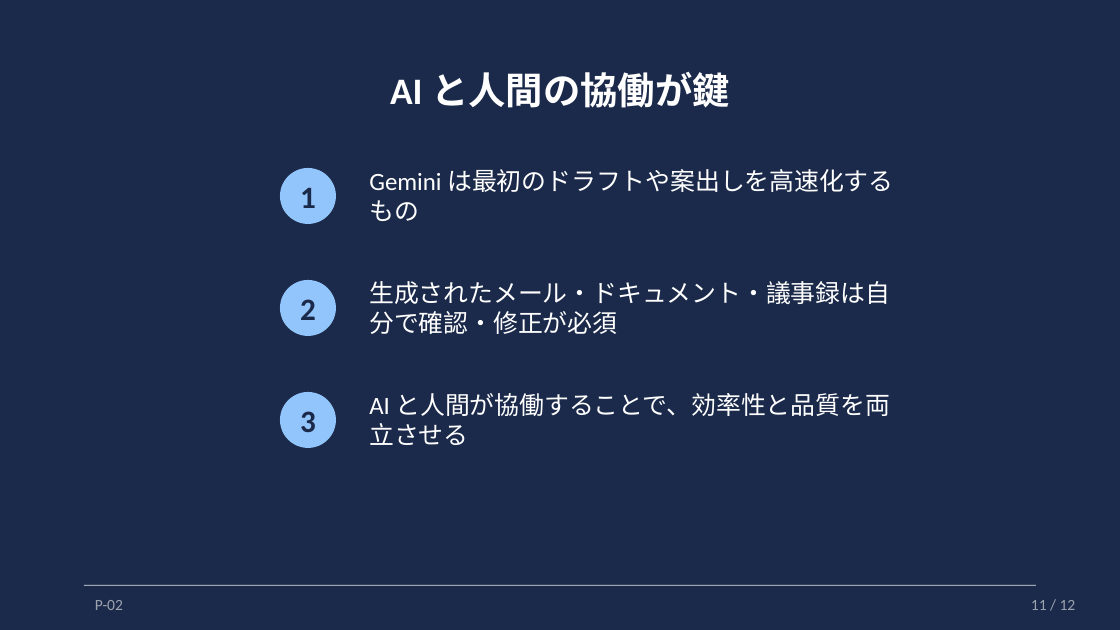
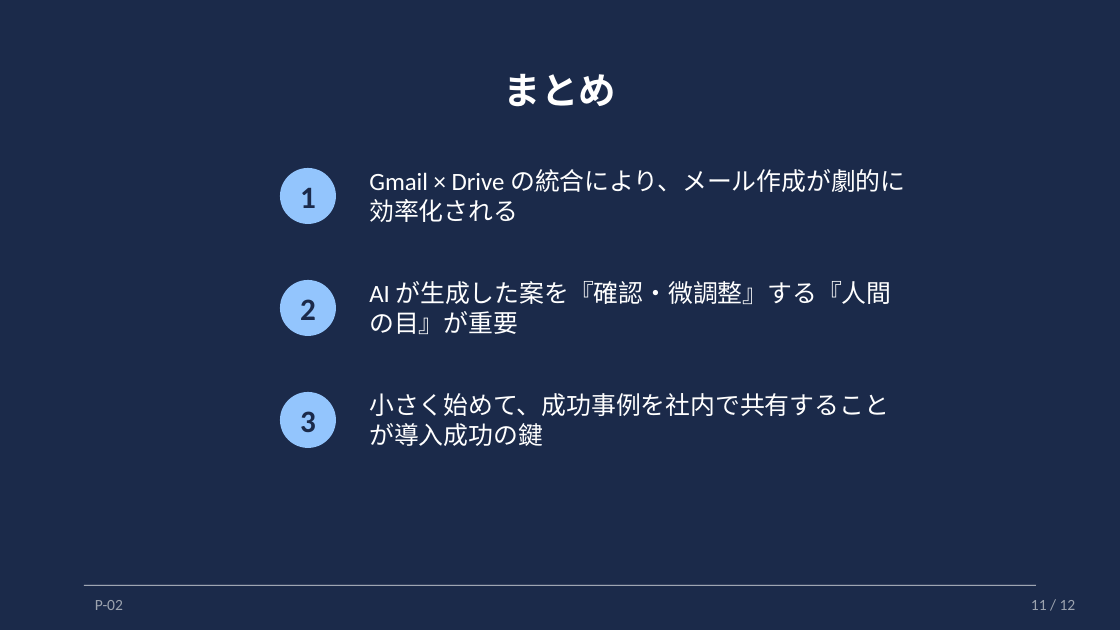
Before and after one commit to kurosaki-yuto/gorilla-knowledge, a slide deck: slide 11 of 黒崎/AI研修一覧/Gemini/P-02_Workspace_統合実演/スライド.pptx. Drawn at 1120x630 pixels with LibreOffice and Linux fonts; fonts in the diff are those of the drawing. Boxes give left, top, right and bottom in pixels: in the first picture for what was removed or moved away, otherwise in the second. Text is boxed around its words. In the diff, an @@ line names an element or a change of style, - is before the commit and + after.

```diff
--- a/黒崎/AI研修一覧/Gemini/P-02_Workspace_統合実演/スライド.pptx
+++ b/黒崎/AI研修一覧/Gemini/P-02_Workspace_統合実演/スライド.pptx
@@ text at box(504, 73, 616, 107): text changed @@
-AI と人間の協働が鍵
+まとめ
@@ text at box(369, 169, 905, 222): text changed @@
-Gemini は最初のドラフトや案出しを高速化するもの
+Gmail × Drive の統合により、メール作成が劇的に効率化される
@@ text at box(369, 281, 892, 334): text changed @@
-生成されたメール・ドキュメント・議事録は自分で確認・修正が必須
+AI が生成した案を『確認・微調整』する『人間の目』が重要
@@ text at box(369, 393, 889, 446): text changed @@
-AI と人間が協働することで、効率性と品質を両立させる
+小さく始めて、成功事例を社内で共有することが導入成功の鍵
```
Also in this commit, not shown: 3 other slides changed, 8 slides added, 8 slides removed, 11 other files.
